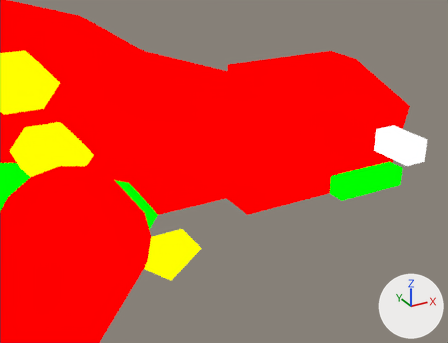
One commit to the Blender file assets-source/blender/dinos/ankylosaurus.blend: the scene before it, then after it.
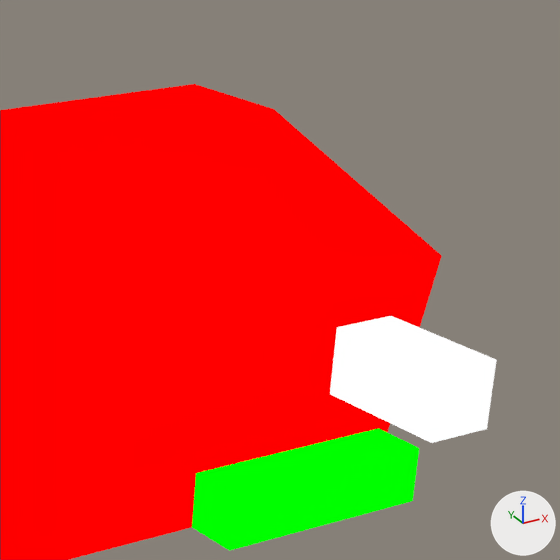
Each version appears first from a camera (50 mm lens) standing at (51.03, -27.04, 23.1) and looking at (62.7, -5.82, 12.49), and next in a close-up on the part from 60% to 100% of the width and 7% to 59% of the height. Arrows for +X, +Y and +Z are at lower right; the lights stay in place. The first two pictures are the older version.

Script lines for the objects in view, before the commit:
```python
me_dinotycoon_ankylosaurus_pose0_eye = bpy.data.meshes.new('DinoTycoon_ankylosaurus_Pose0_eye')
me_dinotycoon_ankylosaurus_pose0_eye.from_pydata(...)  # a box spanning x 69.0..70.0, y -10.0..-8.0, z 13.0..14.0
me_dinotycoon_ankylosaurus_pose0_eye.materials.append(mat_dinotycoon_role_e)  # white #ffffff
me_dinotycoon_ankylosaurus_pose0_head = bpy.data.meshes.new('DinoTycoon_ankylosaurus_Pose0_head')
me_dinotycoon_ankylosaurus_pose0_head.from_pydata(...)  # 10 vertices, 7 faces; spans x 65.0..75.0, y -4.0..-2.0, z 9.0..16.0
me_dinotycoon_ankylosaurus_pose0_head.materials.append(mat_dinotycoon_role_b)  # red #ff0000
me_dinotycoon_ankylosaurus_pose0_jaw = bpy.data.meshes.new('DinoTycoon_ankylosaurus_Pose0_jaw')
me_dinotycoon_ankylosaurus_pose0_jaw.from_pydata(...)  # a box spanning x 70.0..74.0, y -5.0..-3.0, z 9.0..10.0
me_dinotycoon_ankylosaurus_pose0_jaw.materials.append(mat_dinotycoon_role_d)  # green #00ff00
ob_dinotycoon_ankylosaurus_pose0_eye = bpy.data.objects.new('DinoTycoon_ankylosaurus_Pose0_eye', me_dinotycoon_ankylosaurus_pose0_eye)
ob_dinotycoon_ankylosaurus_pose0_eye.location = (0.0, 0.0, 0.0)
ob_dinotycoon_ankylosaurus_pose0_head = bpy.data.objects.new('DinoTycoon_ankylosaurus_Pose0_head', me_dinotycoon_ankylosaurus_pose0_head)
ob_dinotycoon_ankylosaurus_pose0_head.location = (0.0, 0.0, 0.0)
ob_dinotycoon_ankylosaurus_pose0_jaw = bpy.data.objects.new('DinoTycoon_ankylosaurus_Pose0_jaw', me_dinotycoon_ankylosaurus_pose0_jaw)
ob_dinotycoon_ankylosaurus_pose0_jaw.location = (0.0, 0.0, 0.0)
```
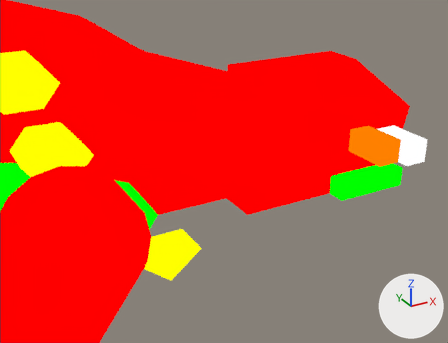
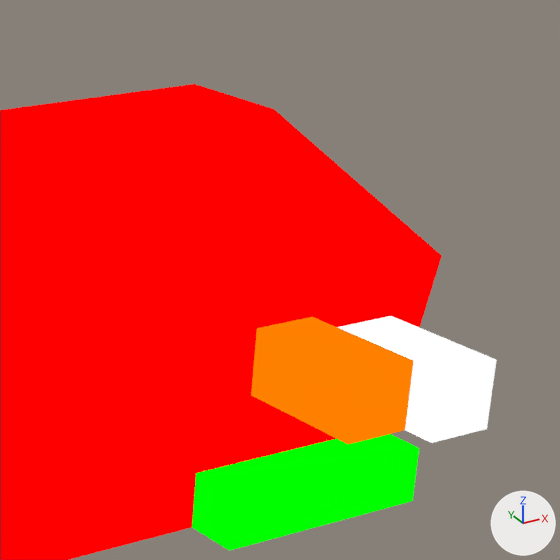
Diff of the bpy script that builds the scene:
```diff
--- a/assets-source/blender/dinos/ankylosaurus.blend.py
+++ b/assets-source/blender/dinos/ankylosaurus.blend.py
@@ mat_dinotycoon_role_y @@
+mat_dinotycoon_role_y = emission_material('DinoTycoon_Role_Y')
+mat_dinotycoon_role_y.base_color = (1.0, 0.216, 0.0)  # orange #ff8000
@@ me_dinotycoon_ankylosaurus_pose0_eye_white @@
+me_dinotycoon_ankylosaurus_pose0_eye_white.from_pydata(...)  # a box spanning x 68.0..69.0, y -9.5..-7.5, z 13.0..14.0
+me_dinotycoon_ankylosaurus_pose0_eye_white.materials.append(mat_dinotycoon_role_y)  # orange #ff8000
@@ ob_dinotycoon_ankylosaurus_pose0_eye_white @@
+ob_dinotycoon_ankylosaurus_pose0_eye_white = bpy.data.objects.new('DinoTycoon_ankylosaurus_Pose0_eye_white', me_dinotycoon_ankylosaurus_pose0_eye_white)
+ob_dinotycoon_ankylosaurus_pose0_eye_white.location = (0.0, 0.0, 0.0)
```

Boxes (x1, y1, x2, y2) around the edits, measured in the close-ups (560 x 560 px):
'DinoTycoon_ankylosaurus_Pose0_eye_white', added (orange)
    after: (251, 317, 413, 444)
